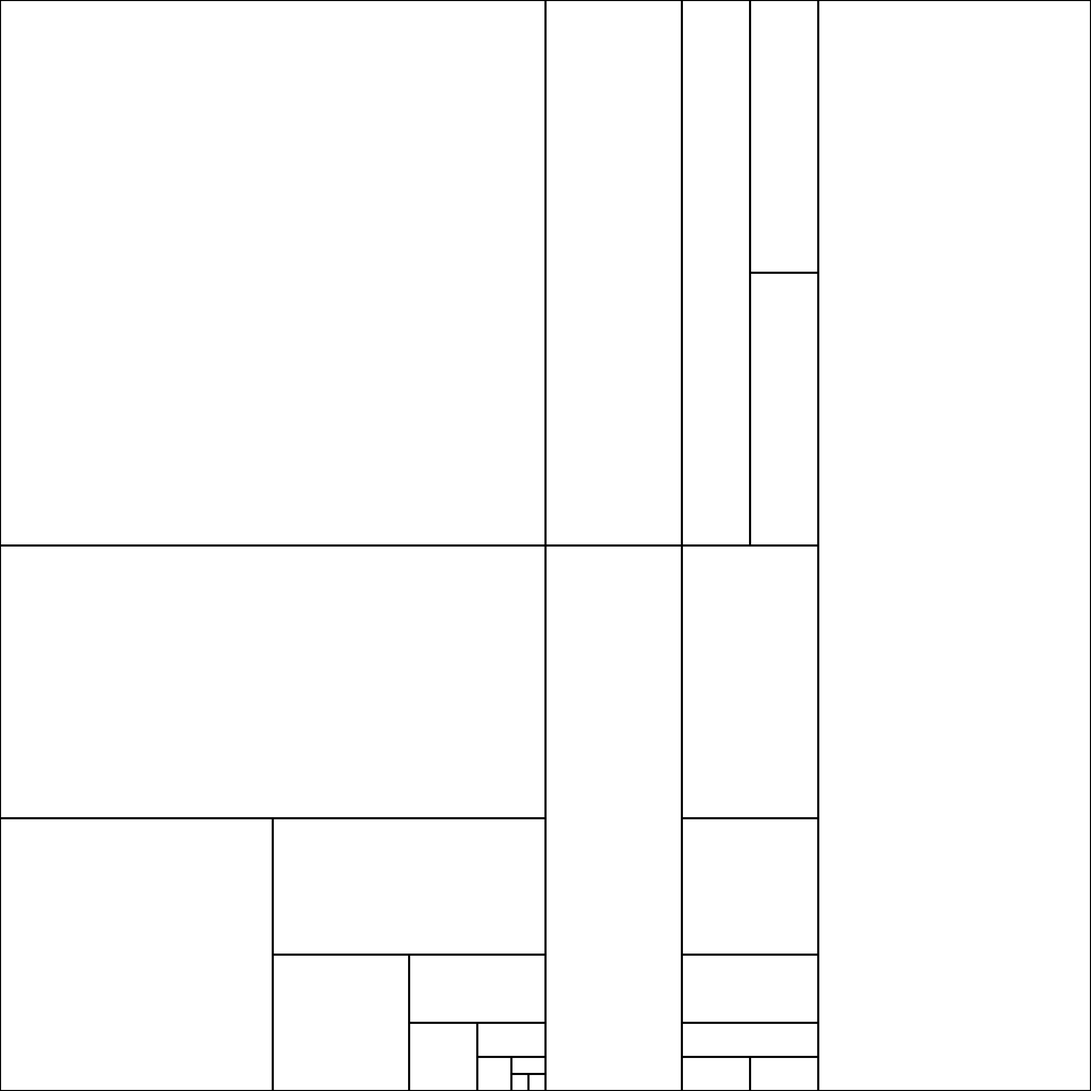
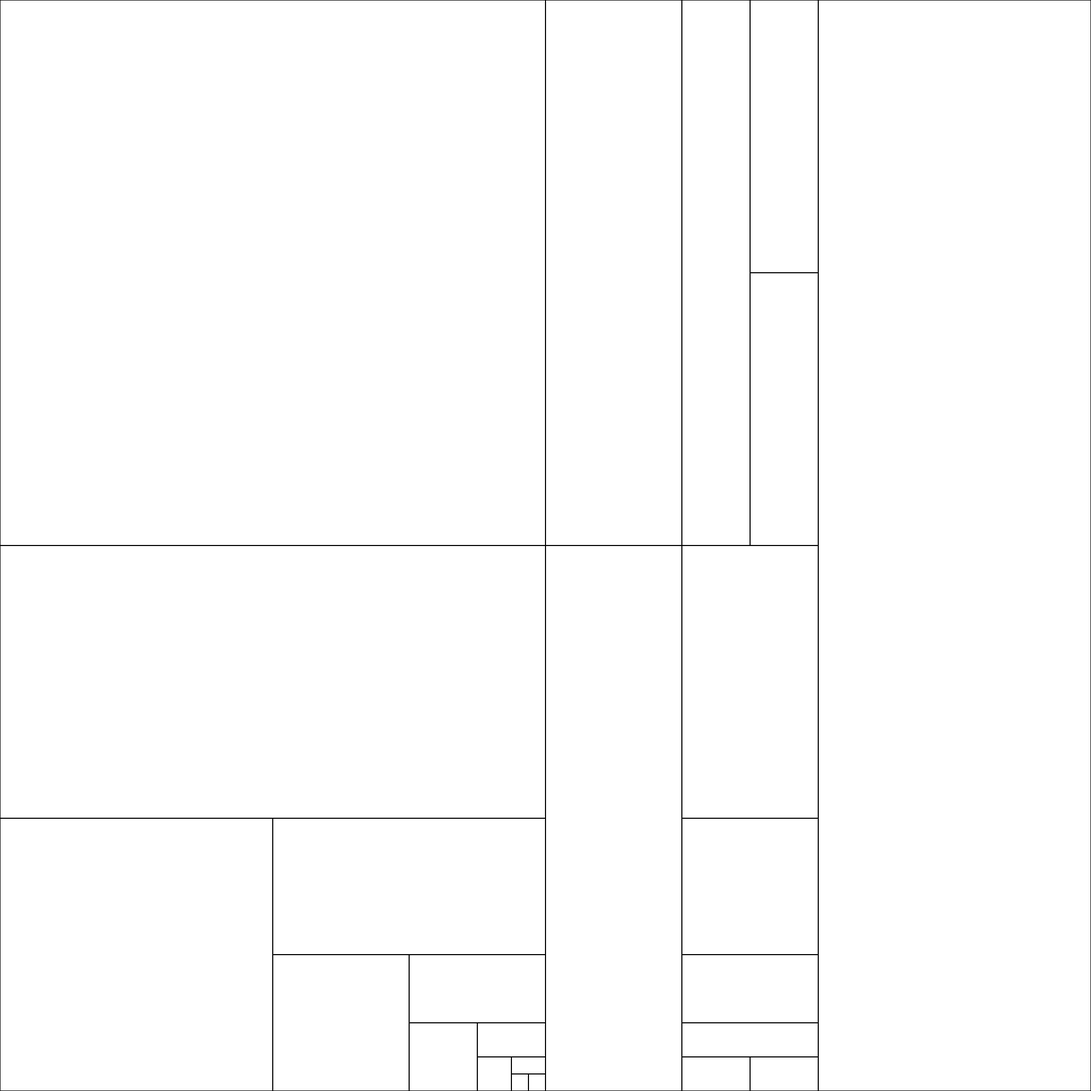
Revision of a layered 1091px x 1091px image; what changed, layer by layer:
painted on "Rectangle 1 copy 11" over (529, 1074, 546, 1091)
painted on "Rectangle 1 copy 10" over (512, 1074, 529, 1091)
painted on "Rectangle 1 copy 9" over (512, 1057, 546, 1074)
painted on "Rectangle 1 copy 8" over (478, 1057, 512, 1091)
painted on "Rectangle 1 copy 7" over (478, 1023, 546, 1057)
painted on "Rectangle 1 copy 6" over (409, 1023, 477, 1091)
painted on "Rectangle 1 copy 5" over (409, 955, 546, 1023)
painted on "Rectangle 1 copy 4" over (273, 955, 409, 1091)
painted on "Rectangle 1 copy 3" over (273, 819, 546, 955)
painted on "Rectangle 1 copy 2" over (0, 819, 273, 1091)
painted on "Rectangle 1 copy" over (0, 546, 546, 819)
painted on "Rectangle 1 copy 20" over (750, 1057, 819, 1091)
painted on "Rectangle 1 copy 19" over (682, 1057, 750, 1091)
painted on "Rectangle 1 copy 18" over (682, 1023, 819, 1057)
painted on "Rectangle 1 copy 17" over (682, 955, 819, 1023)
painted on "Rectangle 1 copy 16" over (682, 819, 819, 955)
painted on "Rectangle 1 copy 15" over (682, 546, 819, 819)
painted on "Rectangle 1 copy 14" over (546, 546, 682, 1091)
painted on "Rectangle 1 copy 23" over (750, 273, 819, 546)
painted on "Rectangle 1 copy 22" over (750, 0, 819, 273)
painted on "Rectangle 1 copy 21" over (682, 0, 750, 546)
painted on "Rectangle 1 copy 13" over (546, 0, 682, 546)
painted on "Rectangle 1 copy 12" over (819, 0, 1091, 1091)
painted on "Rectangle 1" over (0, 0, 546, 546)
